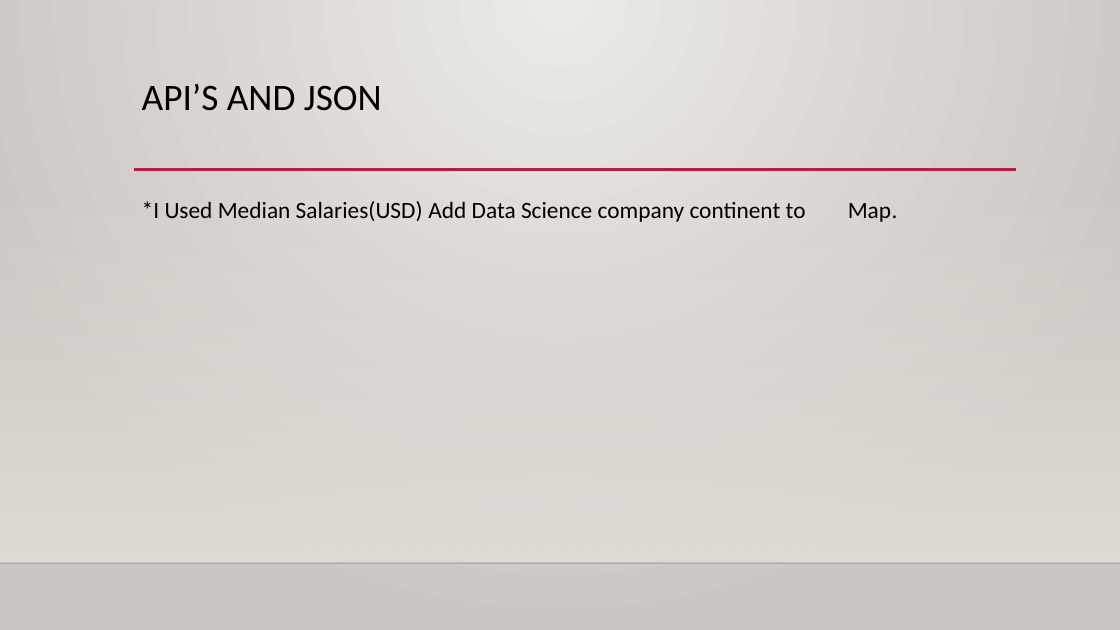
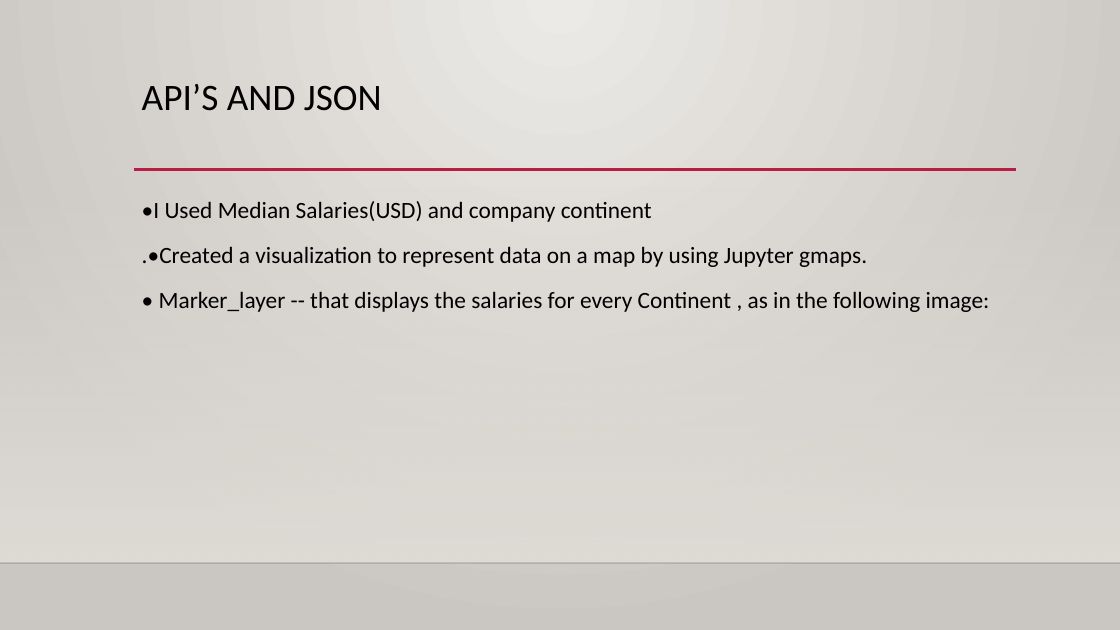
Before and after one commit to Prathima0808/project-one, a slide deck: slide 15 of Project 1 - Presentation Slides.pptx (slide 22 before the commit). Drawn at 1120x630 pixels with LibreOffice and Linux fonts; fonts in the diff are those of the drawing; background and template pictures are left out. Boxes give left, top, right and bottom in pixels: in the first picture for what was removed or moved away, otherwise in the second. Text is boxed around its words. In the diff, an @@ line names an element or a change of style, - is before the commit and + after.

```diff
--- a/Project 1 - Presentation Slides.pptx
+++ b/Project 1 - Presentation Slides.pptx
@@ text at bbox=[142, 201, 990, 312]: text changed @@
-*I Used Median Salaries(USD) Add Data Science company continent to Map.
+•I Used Median Salaries(USD) and company continent
+.•Created a visualization to represent data on a map by using Jupyter gmaps.
+• Marker_layer -- that displays the salaries for every Continent , as in the following image:
```
Also in this commit, not shown: 2 other slides changed, 1 slide added, 8 slides removed.
